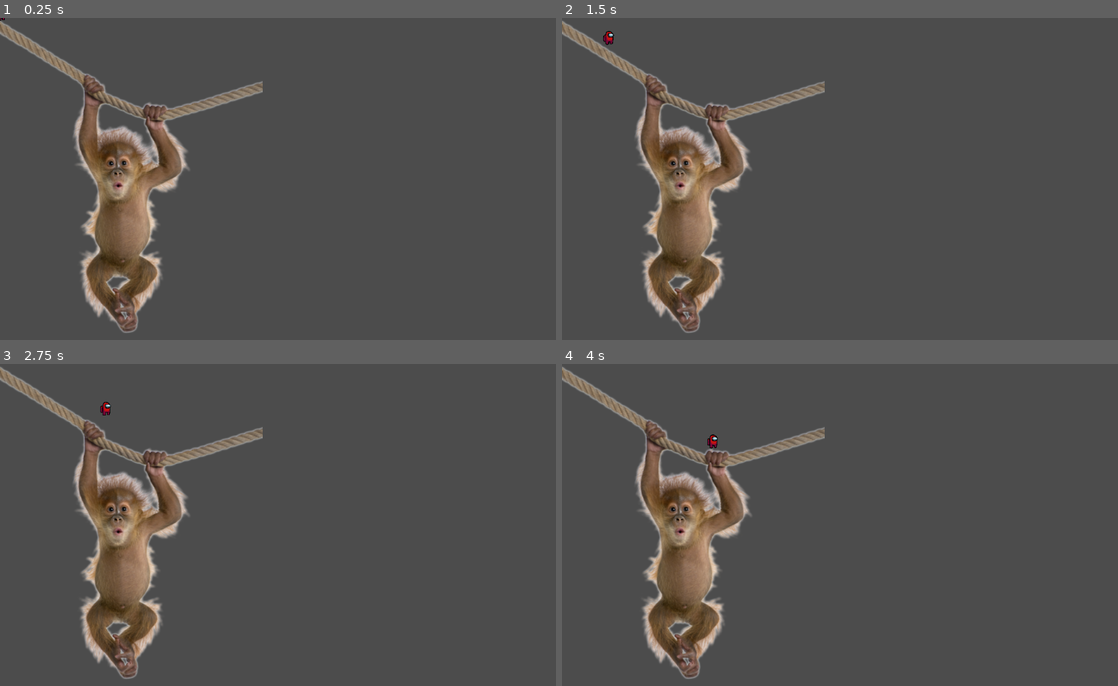
Above: before the commit, frames 1-4 (two rows, left to right).
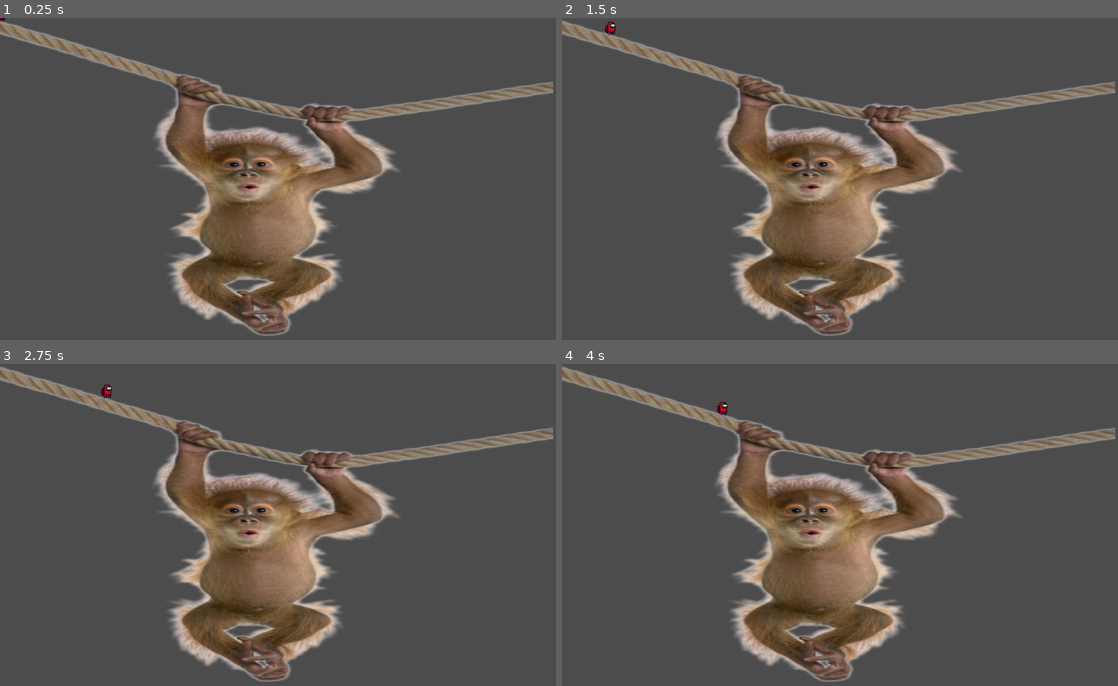
Above: after the commit, the same moments.

Repository: kevinmccall/Worms-clone
Game: Godot game, scene res://testign/Test.tscn
Two runs of this game, one before a commit and one after it. Both use one fixed random seed, a clock stepped at 60 frames per second and the inputs below. Before the commit the project has no main scene; this scene is started directly in both runs.
Inputs (mouse positions are in pixels of both pictures, inside the frame that each line leads up to):
- Up to frame 1 (0.25 s): no input
- Up to frame 2 (1.5 s): tap Enter at 0.5 s; move the mouse to (962, 162) at 0.52 s; press the mouse at (962, 162) at 0.53 s; hold D (right) 0.53-1.28 s; move the mouse to (728, 198) at 1.27 s; release the mouse at (728, 198) at 1.28 s; hold S (down) from 1.28 s (still down); click (728, 198) at 1.35 s
- Up to frame 3 (2.75 s): move the mouse to (333, 454) at 2.02 s; release S (down) at 2.03 s; press the mouse at (333, 454) at 2.03 s; hold D (right) from 2.03 s (still down)
- Up to frame 4 (4 s): move the mouse to (812, 592) at 2.77 s; release D (right) at 2.78 s; release the mouse at (812, 592) at 2.78 s; hold W (up) 2.78-3.53 s; click (812, 592) at 2.85 s; move the mouse to (1006, 576) at 3.52 s; press the mouse at (1006, 576) at 3.53 s; hold A (left) from 3.53 s (still down)

The runs differ from the first frame. In frame 1, 30% of the frame differs, in the area x 0-100%, y 0-99%; in frame 2, 30%; in frame 3, 30%; in frame 4, 30%, in the area x 0-100%, y 1-99%.
Error before the commit: Invalid call. Nonexistent function 'update_chunks' in base 'Node2D (ChunkManager.gd)'. (res://Weapons/Shared/ExplosionRadius.gd:18)

Commit message:
working on collision destruction

Diff:
--- a/Chunk/Chunk.gd
+++ b/Chunk/Chunk.gd
@@ -2,37 +2,34 @@
 class_name Chunk
 
 var polygons
-var bitmap
+var size
 
-func recalculate_collisions():
+func recalculate_collisions(bitmap):
 	for child in get_children():
 		if child is CollisionPolygon2D:
 			child.queue_free()
-	if not polygons:
-		return
+	polygons = bitmap.opaque_to_polygons(Rect2(Vector2.ZERO, bitmap.get_size()))
 	for polygon in polygons:
 		var collision_shape = CollisionPolygon2D.new()
 		collision_shape.polygon = polygon
 		add_child(collision_shape)
 
-
 func update_image(new_bitmap):
 	pass
 
-func init(image : Image, pos : Vector2) -> void:
+func init(image : Image, pos : Vector2, bitmap : BitMap) -> void:
 	image.lock()
 	var image_texture = ImageTexture.new()
 	image_texture.create_from_image(image)
 	$Sprite.texture = image_texture
 	$Sprite.centered = false
-	bitmap = BitMap.new()
-	bitmap.create_from_image_alpha(image, .01)
-	polygons = bitmap.opaque_to_polygons(Rect2(Vector2.ZERO, bitmap.get_size()))
-	for polygon in polygons:
-#		if polygon == PoolVector2Array([Vector2(0,32), Vector2(32,32), Vector2(32,0), Vector2(0,0)]):
-#			continue
-		var collision_shape = CollisionPolygon2D.new()
-		collision_shape.polygon = polygon
-		add_child(collision_shape)
-	image.unlock()
+	size = bitmap.get_size()
+	recalculate_collisions(bitmap)
 	global_position = pos
+
+
+func get_rect():
+	return Rect2(global_position, size)
+
+#func _draw():
+#	draw_rect(Rect2(Vector2.ZERO, size), Color.white, false)
--- a/Map/Map.gd
+++ b/Map/Map.gd
@@ -1,12 +1,19 @@
 extends Sprite
 
+onready var map_image : Image = texture.get_data()
+onready var chunk_scene = preload("res://Chunk/Chunk.tscn")
 
-onready var map_image : Image = texture.get_data()
-var chunk_size = Vector2(32, 32)
-var background_color = Color("808080")
+export var generation_threshold := 0.1
+export var chunk_size := Vector2(32, 32)
+export var background_color := Color("808080")
 
-onready var chunk_scene = preload("res://Chunk/Chunk.tscn")
-onready var chunk_manager = $ChunkManager
+var bitmap = null
+var chunks_needing_update = []
+
+var chunk_x
+var chunk_y
+var starting_pos
+var pos_to_chunk = {}
 
 func resize_image():
 	var new_size = map_image.get_size() * scale
@@ -20,24 +27,130 @@
 func generate_chunks():
 	map_image.lock()
 	var stop = map_image.get_used_rect().size
-	var chunk_x = int(ceil(stop.x / chunk_size.x))
-	var chunk_y = int(ceil(stop.y / chunk_size.y))
-	var starting_pos = map_image.get_used_rect().position
+	chunk_x = int(ceil(stop.x / chunk_size.x))
+	chunk_y = int(ceil(stop.y / chunk_size.y))
+	starting_pos = map_image.get_used_rect().position
+	bitmap = BitMap.new()
+	bitmap.create_from_image_alpha(map_image, generation_threshold)
 
 	for x in range(chunk_x):
 		for y in range(chunk_y):
 			var chunk_rect_pos = starting_pos + Vector2(x, y) * chunk_size
 			var chunk_rect = Rect2(chunk_rect_pos, chunk_size)
 			var image_section = map_image.get_rect(chunk_rect)
+			var bitmap_section = get_bitmap_rect(bitmap, chunk_rect)
 			var chunk_instance = chunk_scene.instance()
-			chunk_instance.init(image_section, chunk_rect_pos)
+			chunk_instance.init(image_section, chunk_rect_pos, bitmap_section)
+			pos_to_chunk[Vector2(x,y)] = chunk_instance
 			add_child(chunk_instance)
+
 	self_modulate = background_color
 	map_image.unlock()
 	update()
 
+func update_chunks():
+	for chunk in chunks_needing_update:
+		var rect = chunk.get_rect()
+		var bitmap_section = get_bitmap_rect(bitmap, rect)
+#		chunk.call_deferred("recalculate_collisions", bitmap_section)
+		chunk.recalculate_collisions(bitmap_section)
+		chunks_needing_update.erase(chunk)
 
 func _ready():
 	resize_image()
 	generate_chunks()
-#	generate_collision_shape()
+
+	## DELET THIS
+	testing()
+
+
+func get_bitmap_rect(original_bitmap : BitMap, rect : Rect2):
+	var bm = BitMap.new()
+	bm.create(rect.size)
+
+	for x in range(rect.size.x):
+		for y in range(rect.size.y):
+			var pos = Vector2(x,y)
+			var bitmap_target = pos + rect.position
+			if (pos + rect.position).x >= original_bitmap.get_size().x or (pos + rect.position).y >= original_bitmap.get_size().y:
+				bm.set_bit(pos, false)
+				continue
+			bm.set_bit(pos, original_bitmap.get_bit(bitmap_target))
+	return bm
+
+func get_circle_points(pos : Vector2, radius: int):
+	var points = PoolVector2Array()
+	var start = pos - Vector2.ONE * radius
+	var end = pos + Vector2.ONE * radius
+	for x in range(start.x, end.x):
+		for y in range(start.y, end.y):
+			if pos.distance_to(Vector2(x,y)) <= radius:
+				points.append(Vector2(x,y))
+	return points
+
+func set_bitmap_points(bm, points, bit):
+	for point in points:
+		var chunk = get_chunk_at_point(point)
+		if chunk != null:
+			bm.set_bit(point, bit)
+			add_chunk_for_update(chunk)
+
+
+func add_chunk_for_update(chunk):
+	if not chunk in chunks_needing_update:
+		chunks_needing_update.append(chunk)
+
+func get_chunk_at_point(point):
+	var chunk_pos = Vector2()
+	point -= starting_pos
+	chunk_pos.x = floor(point.x / chunk_size.x)
+	chunk_pos.y = floor(point.y / chunk_size.y)
+	if pos_to_chunk.has(chunk_pos):
+		return pos_to_chunk[chunk_pos]
+	else:
+		print("no chunk ", chunk_pos, point)
+
+
+## DELET THIS
+func testing():
+	var points = get_circle_points(Vector2(450, 450), 100)
+	set_bitmap_points(bitmap, points, false)
+	for chunk in chunks_needing_update:
+		print(chunk.get_rect().position / chunk_size)
+	update_chunks()
+#	print("chunkx ", chunk_x)
+#	print("chunky ", chunk_y)
+#	save_bitmap_as_image(bitmap)
+	print_bitmap(bitmap)
+
+#func _process(delta):
+#	print(get_chunk_at_point(get_global_mouse_position()))
+
+func save_bitmap_as_image(bm : BitMap):
+	var image = Image.new()
+	image.create(bm.get_size().x, bm.get_size().y, false, Image.FORMAT_RGB8)
+	image.lock()
+	for x in range(bm.get_size().x):
+		for y in range(bm.get_size().y):
+			var pos = Vector2(x,y)
+			var value = bm.get_bit(pos)
+			if value:
+				image.set_pixelv(pos, Color.white)
+			else:
+				image.set_pixelv(pos, Color.black)
+	image.unlock()
+	var h_m_s = str(OS.get_time()["hour"]) + str(OS.get_time()["minute"]) + str(OS.get_time()["second"])
+	var image_name = h_m_s + ".png"
+	var image_file_path = "res://testign/BitMap Visuals/"
+	var error = image.save_png(image_file_path + image_name)
+	if error != OK:
+		print("uh oh, stinky, %s" % error)
+
+func print_bitmap(bm : BitMap):
+	var line
+	for y in range(bm.get_size().y):
+		line = []
+		for x in range(bm.get_size().x):
+			var pos = Vector2(x,y)
+			line.append(int(bm.get_bit(pos)))
+		print(line)
--- a/Map/Map.tscn
+++ b/Map/Map.tscn
@@ -1,8 +1,7 @@
-[gd_scene load_steps=4 format=2]
+[gd_scene load_steps=3 format=2]
 
 [ext_resource path="res://Map/MapImages/mongus.png" type="Texture" id=1]
 [ext_resource path="res://Map/Map.gd" type="Script" id=2]
-[ext_resource path="res://Map/ChunkManager.gd" type="Script" id=3]
 
 [node name="Map" type="Sprite"]
 scale = Vector2( 0.5, 0.5 )
@@ -10,8 +9,3 @@
 texture = ExtResource( 1 )
 centered = false
 script = ExtResource( 2 )
-
-[node name="ChunkManager" type="Node2D" parent="." groups=[
-"ChunkManager",
-]]
-script = ExtResource( 3 )
--- a/Weapons/Shared/ExplosionRadius.gd
+++ b/Weapons/Shared/ExplosionRadius.gd
@@ -1,8 +1,6 @@
 extends Area2D
 
 onready var explosion_shape = _create_explosion_shape()
-onready var chunk_manager = get_tree().get_nodes_in_group("ChunkManager")[0]
-
 func _ready():
 	pass
 
@@ -14,9 +12,6 @@
 		if body is Chunk:
 			chunks_in_blast.append(body)
 
-	chunk_manager.explosion(global_position, explosion_shape)
-	chunk_manager.update_chunks(chunks_in_blast)
-
 
 func _create_explosion_shape():
 	var current_shape = $CollisionShape2D.shape
--- a/project.godot
+++ b/project.godot
@@ -45,6 +45,7 @@
 [application]
 
 config/name="Wroms"
+run/main_scene="res://testign/Test.tscn"
 config/icon="res://etc/icon.png"
 
 [input]
--- a/testign/Test.tscn
+++ b/testign/Test.tscn
@@ -22,5 +22,5 @@
 texture = ExtResource( 3 )
 
 [node name="Map" parent="." instance=ExtResource( 4 )]
-scale = Vector2( 1.3, 1.3 )
+scale = Vector2( 2.73426, 1.31131 )
 texture = ExtResource( 2 )
Not shown, changed: .gitignore
